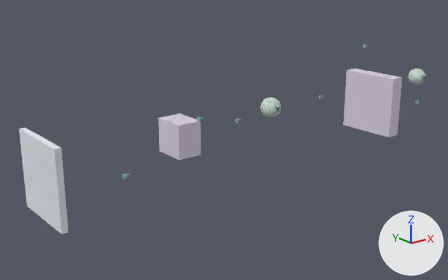
One commit to the glTF model docs/gallery/cbam.glb: the scene before it, then after it.
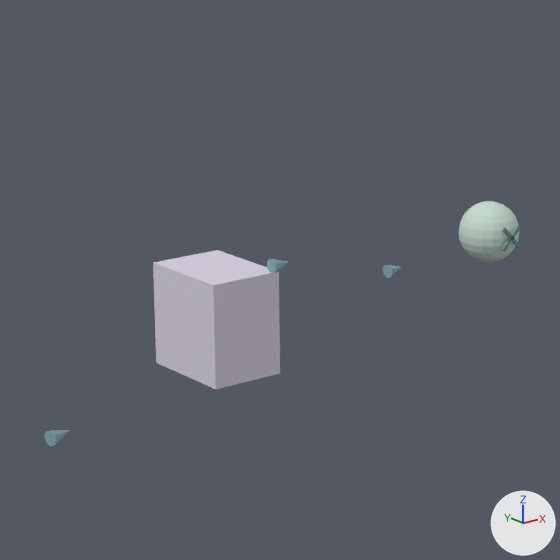
The first picture shows the older version from a camera (50 mm lens) standing at (-7.0, -19.5, 6.8) and looking at (8.8, 0.3, -1.1). The close-ups show the older and then the newer version on the part from 24% to 66% of the width and 11% to 78% of the height of that picture. Only the edits that show in the close-ups are written down. Lighting does not change. The marker at lower right points along +X, +Y and +Z. Vertices at exactly the same position are counted once.

The older version as bpy lines, for what is in view:
```python
ob_ca___m1 = bpy.data.objects.new('ca → m1', me_e1_arrow_1)
ob_ca___m1.location = (0.0, 0.0, 0.0)
ob_channel_attention___avg_max___mlp___c___1___1 = bpy.data.objects.new('Channel attention · avg/max + MLP · C × 1 × 1', me_ca_1)
ob_channel_attention___avg_max___mlp___c___1___1.location = (0.0, 0.0, 0.0)
ob_channel_gate___c___h___w = bpy.data.objects.new('Channel gate · C × H × W', me_m1_1)
ob_channel_gate___c___h___w.location = (0.0, 0.0, 0.0)
ob_x___ca = bpy.data.objects.new('x → ca', me_e0_arrow_1)
ob_x___ca.location = (0.0, 0.0, 0.0)
ob_x___m1 = bpy.data.objects.new('x → m1', me_e4_arrow_1)
ob_x___m1.location = (0.0, 0.0, 0.0)
```
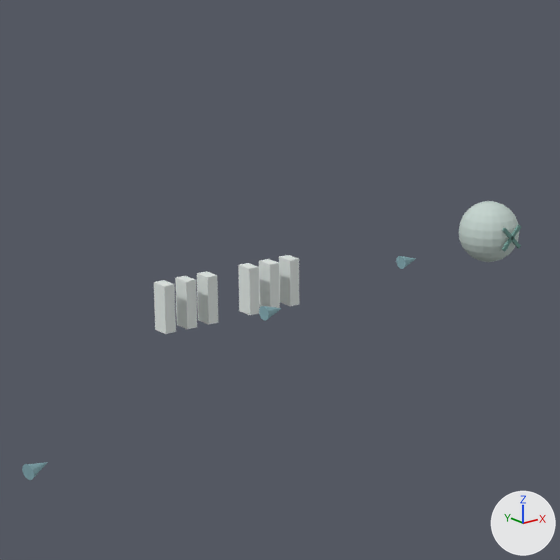
Where the change shows, as pixel boxes (x1, y1, x2, y2) in the close-ups (560 x 560 px):
'Channel attention · avg/max + MLP · C × 1 × 1', recoloured, moved, rescaled (light grey to white, 82% narrower, 61% shorter): before (153, 250, 280, 389); after (154, 280, 176, 334)
'Channel attention · avg/max + MLP · C × 1 × 1.001', added: after (175, 276, 197, 329)
'Channel attention · avg/max + MLP · C × 1 × 1.002', added: after (197, 271, 218, 325)
'Channel attention · avg/max + MLP · C × 1 × 1.003', added: after (238, 263, 259, 315)
'Channel attention · avg/max + MLP · C × 1 × 1.005', added: after (279, 255, 299, 306)
'Channel attention · avg/max + MLP · C × 1 × 1.004', added: after (259, 259, 280, 308)
'x → ca', moved, turned: before (44, 430, 70, 446); after (22, 462, 48, 480)
'x → m1', reshaped (7% taller): before (267, 259, 289, 273); after (259, 306, 282, 321)
'ca → m1', reshaped: before (382, 265, 401, 278); after (396, 256, 416, 269)

Patch to the scene script:
```diff
--- a/docs/gallery/cbam.glb.py
+++ b/docs/gallery/cbam.glb.py
@@ mat_attention @@
 mat_attention = principled_material('attention')
-mat_attention.base_color = (0.69, 0.639, 0.765)  # light grey #d8d1e3
+mat_attention.base_color = (0.765, 0.816, 0.792)  # white #e3e9e6
 mat_attention.roughness = 0.75
@@ me_ca_1 @@
-me_ca_1.from_pydata(...)  # 8 vertices, 12 faces; spans x 5.4..6.4, y -1.35..0.0, z -0.823..0.526
+me_ca_1.from_pydata(...)  # 8 vertices, 12 faces; spans x 5.4..5.553, y -0.25..0.0, z -0.373..0.268
+# me_ca_1 part 1: the whole mesh is scaled about its middle by (0.153, 0.185, 0.474), then moved by (-0.424, 0.55, 0.096)
 me_ca_1.materials.append(mat_attention)
@@ me_e0_arrow_1 @@
-me_e0_arrow_1.from_pydata(...)  # 14 vertices, 24 faces; spans x 2.527..2.841, y -2.339..-2.151, z -0.634..-0.442
+me_e0_arrow_1.from_pydata(...)  # 14 vertices, 24 faces; spans x 2.291..2.605, y -2.22..-2.032, z -1.015..-0.823
+# me_e0_arrow_1 part 2: the whole mesh is turned -2.5 degrees about the y axis through its middle, then moved by (-0.235, 0.119, -0.375)
 me_e0_arrow_1.materials.append(mat_dataflow_arrow)
@@ me_e1_arrow_1 @@
-me_e1_arrow_1.from_pydata(...)  # 14 vertices, 24 faces; spans x 9.119..9.428, y -0.303..-0.112, z -0.292..-0.1
+me_e1_arrow_1.from_pydata(...)  # 14 vertices, 24 faces; spans x 9.513..9.817, y -0.137..0.055, z -0.263..-0.071
+# me_e1_arrow_1 part 3: the whole mesh is multiplied about its middle by the matrix ((0.996, 0.09, 0.014), (-0.09, 0.996, -0.002), (-0.014, 0.001, 1.0)), then moved by (0.386, 0.153, 0.026)
 me_e1_arrow_1.materials.append(mat_dataflow_arrow_001)
@@ me_e4_arrow_1 @@
-me_e4_arrow_1.from_pydata(...)  # 14 vertices, 24 faces; spans x 6.3..6.605, y -1.423..-1.231, z 0.512..0.704
+me_e4_arrow_1.from_pydata(...)  # 14 vertices, 24 faces; spans x 6.219..6.525, y -1.351..-1.16, z -0.107..0.085
+# me_e4_arrow_1 part 4: the whole mesh is multiplied about its middle by the matrix ((1.0, 0.001, -0.012), (-0.001, 1.0, 0.0), (0.012, 0.0, 1.0)), then moved by (-0.081, 0.072, -0.618)
 me_e4_arrow_1.materials.append(mat_dataflow_arrow_004)
@@ ob_channel_attention___avg_max___mlp___c___1___1_005 @@
+ob_channel_attention___avg_max___mlp___c___1___1_005 = bpy.data.objects.new('Channel attention · avg/max + MLP · C × 1 × 1.005', me_ca_6)  # a box spanning x 7.397..7.55, y -0.25..0.0, z -0.372..0.268; in mat_attention_005 (white #e3e9e6)
+ob_channel_attention___avg_max___mlp___c___1___1_005.location = (0.0, 0.0, 0.0)
@@ ob_channel_attention___avg_max___mlp___c___1___1_004 @@
+ob_channel_attention___avg_max___mlp___c___1___1_004 = bpy.data.objects.new('Channel attention · avg/max + MLP · C × 1 × 1.004', me_ca_5)  # a box spanning x 7.064..7.217, y -0.25..0.0, z -0.372..0.268; in mat_attention_004 (white #e3e9e6)
+ob_channel_attention___avg_max___mlp___c___1___1_004.location = (0.0, 0.0, 0.0)
@@ ob_channel_attention___avg_max___mlp___c___1___1_003 @@
+ob_channel_attention___avg_max___mlp___c___1___1_003 = bpy.data.objects.new('Channel attention · avg/max + MLP · C × 1 × 1.003', me_ca_4)  # a box spanning x 6.731..6.884, y -0.25..0.0, z -0.372..0.268; in mat_attention_003 (white #e3e9e6)
+ob_channel_attention___avg_max___mlp___c___1___1_003.location = (0.0, 0.0, 0.0)
@@ ob_channel_attention___avg_max___mlp___c___1___1_002 @@
+ob_channel_attention___avg_max___mlp___c___1___1_002 = bpy.data.objects.new('Channel attention · avg/max + MLP · C × 1 × 1.002', me_ca_3)  # a box spanning x 6.066..6.219, y -0.25..0.0, z -0.372..0.268; in mat_attention_002 (white #e3e9e6)
+ob_channel_attention___avg_max___mlp___c___1___1_002.location = (0.0, 0.0, 0.0)
@@ ob_channel_attention___avg_max___mlp___c___1___1_001 @@
+ob_channel_attention___avg_max___mlp___c___1___1_001 = bpy.data.objects.new('Channel attention · avg/max + MLP · C × 1 × 1.001', me_ca_2)  # a box spanning x 5.733..5.886, y -0.25..0.0, z -0.372..0.268; in mat_attention_001 (white #e3e9e6)
+ob_channel_attention___avg_max___mlp___c___1___1_001.location = (0.0, 0.0, 0.0)
```
